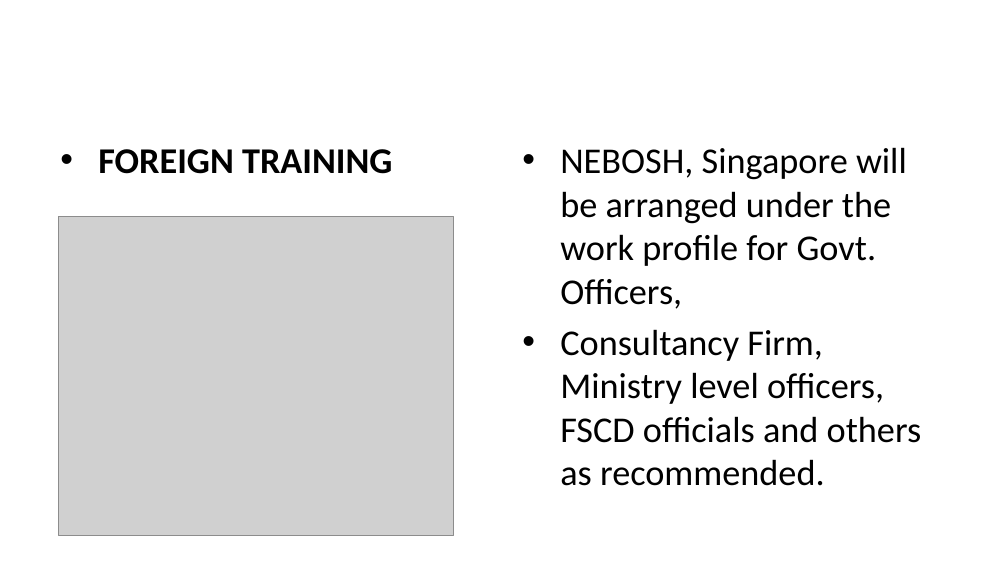
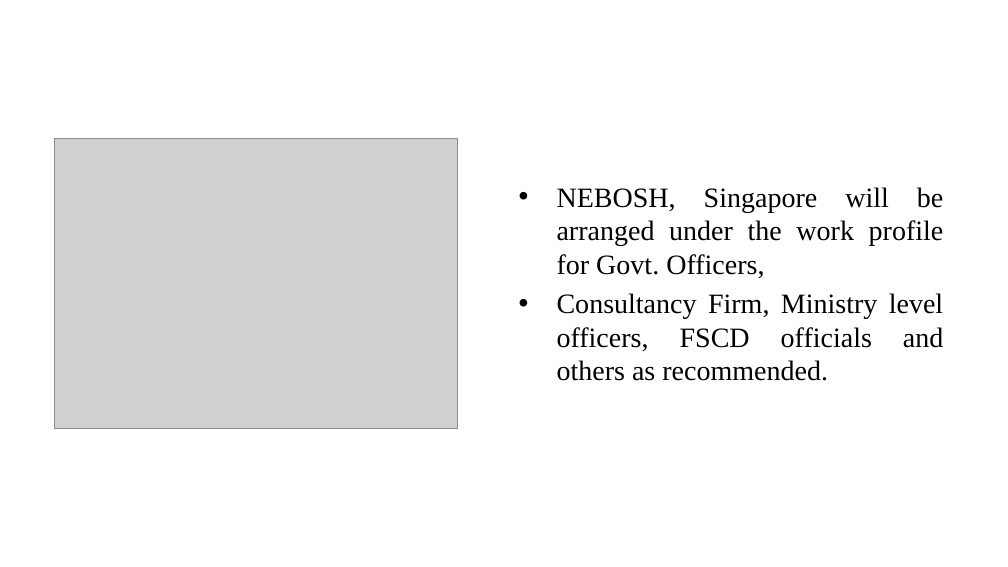
Before and after one commit to Shuvoneel/SRCL, a slide deck: slide 17 of Fire/Proposal_on_Fire_Preparedness.pptx. Drawn at 1008x567 pixels with LibreOffice and Linux fonts; fonts in the diff are those of the drawing; grey boxes stand for pictures; background and template pictures are left out. Boxes give left, top, right and bottom in pixels: in the first picture for what was removed or moved away, otherwise in the second. Text is boxed around its words. In the diff, an @@ line names an element or a change of style, - is before the commit and + after.

```diff
--- a/Fire/Proposal_on_Fire_Preparedness.pptx
+++ b/Fire/Proposal_on_Fire_Preparedness.pptx
@@ text "FOREIGN TRAINING": place and size @@
-text "FOREIGN TRAINING" at [98,149,392,174]
+text "FOREIGN TRAINING" at [16,14,496,79]
@@ text "FOREIGN TRAINING" at [16,14,496,79]: size 25.9 to 32 pt, font Calibri to Times New Roman, text colour #000000 to #FFFFFF; alignment left to centre; bullet • to none; less space between paragraphs @@
@@ picture: place and size @@
-picture at [58,216,454,535]
+picture at [54,138,458,428]
@@ text "NEBOSH, Singapore will be arranged ...": place and size @@
-text "NEBOSH, Singapore will be arranged ..." at [560,147,922,486]
+text "NEBOSH, Singapore will be arranged ..." at [557,187,944,381]
@@ text "NEBOSH, Singapore will be arranged ..." at [557,187,944,381]: size 25.9 to 20 pt, font Calibri to Times New Roman; alignment left to justified; less space between paragraphs @@
```
Also in this commit, not shown: 22 other slides changed, 8 other files.
